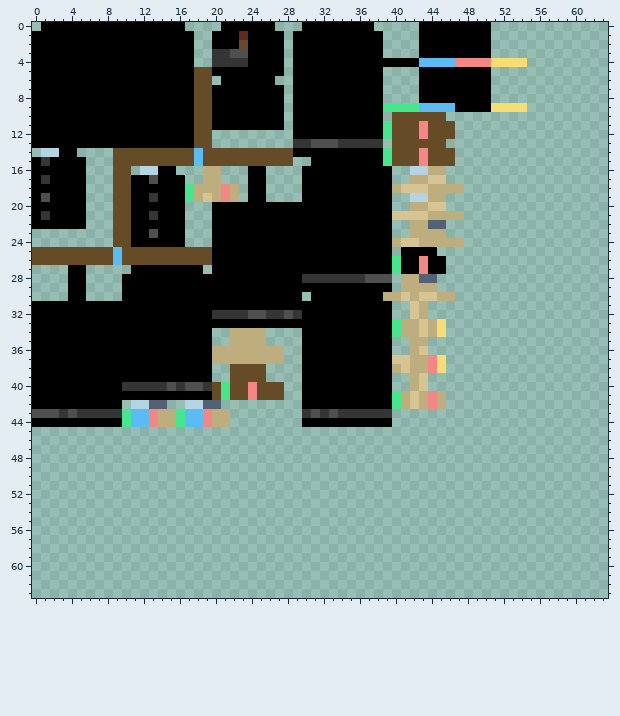
Two states of a pixel-art sprite, src/main/resources/assets/thecure/textures/armor/doctors_armor.png. Above: the version before the commit.
The file is 64x64 pixels. Colours within 5 levels of each other are drawn and written as one.
The result:
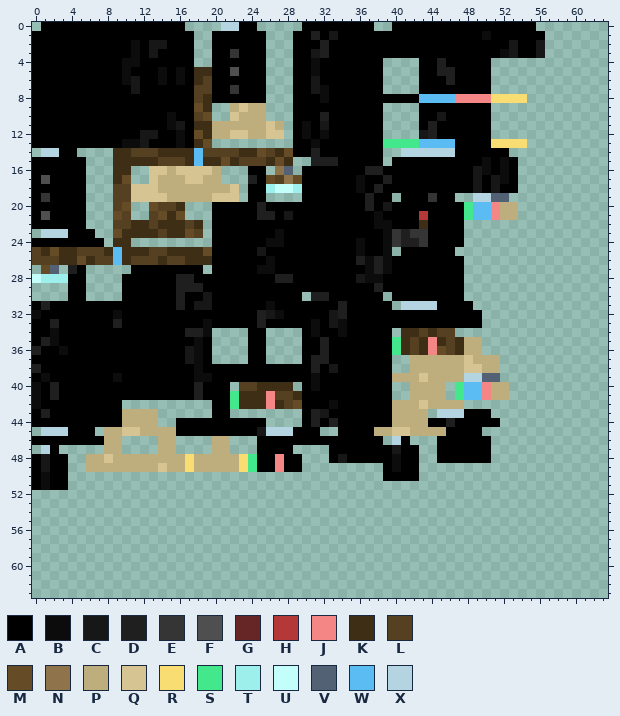
Palette (. is transparent): A #000000  B #0c0c0c  C #171717  D #1f1f1f  E #353535  F #504f4f  G #662626  H #b53838  J #f48686  K #3e2e16  L #554021  M #664c26  N #8f744b  P #beae7e  Q #d6c592  R #f8dd72  S #43e88d  T #9defeb  U #c4fefb  V #536174  W #5bbcf4  X #b4d4e1
What changed:
Changed rows in their new state; - is an unchanged pixel.
first column x 0:
 0 ---------------------XX--..-------------AAA--------AAAAA-
 1 -----------------------A--..---D-C-----AAAA-------BAAAAAA
 2 -----------B-CC--------A--..----D------AAAA--------AACAAC
 3 -----------B-C------AAEA--..---CD------AAAA--------ABCAAC
 4 ----------BB--------AAAA--..---B-------....AADAAAAA....--
 5 ----------B---B-B-KK--F---..---B-------------DD----------
 6 ----------BC--B-B-KLA-----.----C--------------D----------
 7 -----------C------LL--E---..---CB------------------------
 8 ------------------LK------..----B------AAAAWWWWJJJJRRRR--
 9 -------------------K..PQPP..-----------....AAAA----....--
10 ---------------B--L-..QPPP..----D-------...AACAAAAA------
11 ---------------BC-KKPPPPPPQP--B-C------....ADAAAAAA------
12 ------------CC--B--KPPQQPPQQ--B-B------....CDAAAAAA------
13 ----------BBC---B-K----------AABAAAAAAASSSSWWWWAAAARRRR--
14 ---------KKLLLKKKK-LLLLKK-LK---D-------..XXXXXXAAAAAA----
15 -A-------KKKKKLLLK-KK-KLLLK-K--DDD-----.AAAAAAAAAABABA---
16 ---------KK-.QQPQQQQ-------NV--------DD-AAAAAAAAACBABA---
17 -F-------K-..QPPPQQ-----D-MLNM------B--DAAAAAAAAACACBA---
18 ---------LLQQQPPPP---PQ---TUUT------B-D-AAAAAAAAACACAA---
19 -E-------LLQQQQPPP-PQQQ--------------D---AAAEAA--XXVV----
20 ---------L-..MLLK--------D-----------D-CAAAAAAAASWWJPP---
21 -F--------L..LMKM--------DD-C---------B-AAAHAAAASWWJPP---
22 ---------LLKKLKKKLK-------------------BBAAAKAAAA---------
23 -XXXAAA---KKKKLKKML--------B-----------BEDEEAAAA---------
24 AAAAAAAA-KK......---------BB--------B--BEDDEAAAA---------
25 LK-KKLLLK-KKKLLKKKK------C----------B--B-----AA----------
26 LLLKK-KLL-KLLLKLLKKK------B---------DBDBA--A--AA---------
27 -MV-D--------------------BB----------BDBA--A--AA---------
28 UTTT------------DD---------DD-AAAAAACBBAAAAAAAAA---------
29 ----------------DDD-------------------D-AAAAAAAA---------
30 ----------------D--C-----------DD------.AAAAAAAA---------
31 -D--------------D-CC------B-------D------XXXXAAAA--------
32 B--------B----------AAAAADCBAA---CD-----AAAAAAAAAA-------
33 --D------D---------B-----D-----B-CB-----AAAAAAAAAA-------
34 --B--------------DDB--..AA-----B--B-----.KKLKLL----------
35 -DB---------------B---..AA------D-------SKLKJKLKPP-------
36 D--B-------------CB-....AA..----D-------SKLKJMLKPP-------
37 -----------------CB-....AA..---DD-------..--PPPPQPPP-----
38 D-----------------B-AAAAAAAAAA-D-C------..--PPPPQQPP-----
39 -B-------B--------BBAAAAAAAAAA-B--------PP--PPPPXXVV-----
40 B-D-------AAAAAAAADAAA.LLKKKK--B-----------PPP-SWWJPP----
41 B-D---------------D-AASKKKJLLK----------..P-P--SWWJPP----
42 B----------....--...AASKKKJKLM---B------P-PQP-PP---------
43 ADAAAAAAAAPPPP......AA--------ADCAAAAAAAPPPP-XXXAAA------
44 ----------PPPP..AAAAAAAAAA-----D-D------PPPPAADAAAAA-----
45 -XXXAAA-PPQQPPPPAAAAAAAAACXXXAAA--AAAAPPQQPPPPAAAA-------
46 AAAAAAAAPP----PP----PP---AAAAAAAAAAAAAA-XA---AAAAAA------
47 -XA-----PP----PP----PP---AAAA----AAAAAAACAA--AAAAAA------
48 ACAA--PPQPPPPPPPPRPPPPPRSAAJAA---ACAAAAABAA--AAAAAA------
49 ACAA--PPPPPPPPQPPRPPPPPRSAAJAA---------ABAA--------------
50 ABAA-----------------------------------AAAA--------------
51 ABAA-----------------------------------------------------
Boxes around the changes in both pictures, in picture pixels (x1, y1, x2, y2):
changed: (32, 22, 545, 490)
